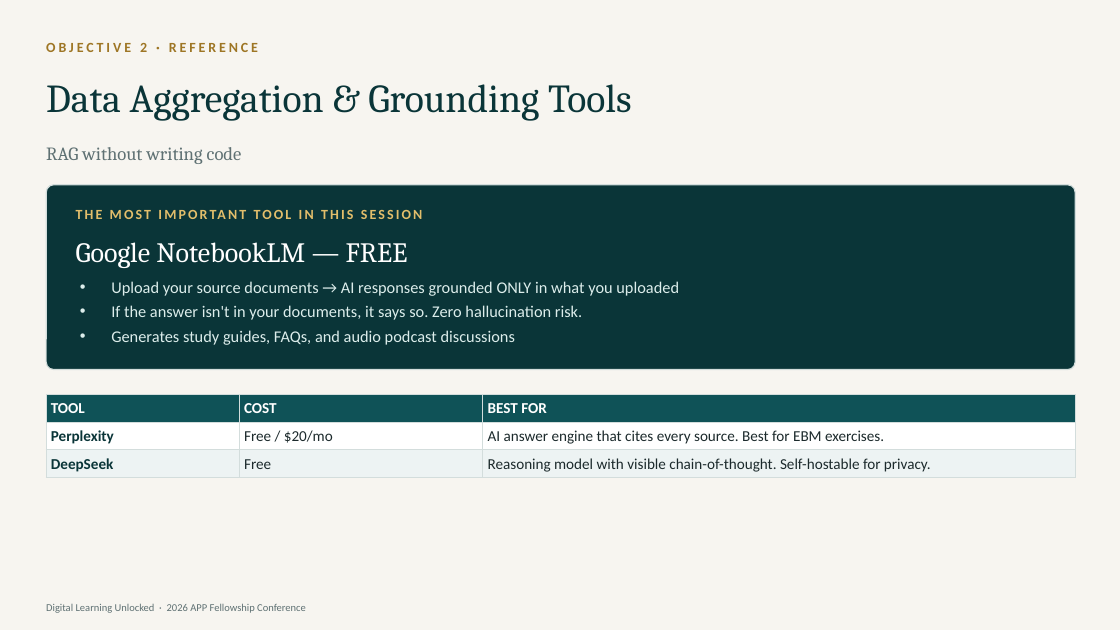
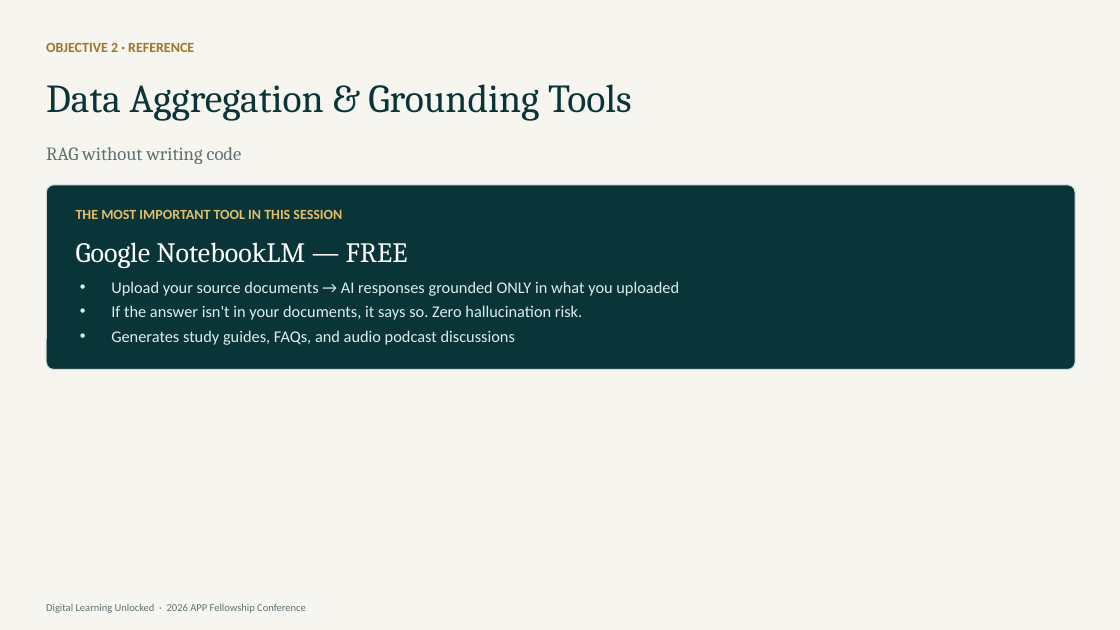
Before and after one commit to diana-brewer/digital-learning-unlocked, a slide deck: slide 12 of Digital Learning Unlocked - Slide Deck.pptx. Drawn at 1120x630 pixels with LibreOffice and Linux fonts; fonts in the diff are those of the drawing. Boxes give left, top, right and bottom in pixels: in the first picture for what was removed or moved away, otherwise in the second. Text is boxed around its words. In the diff, an @@ line names an element or a change of style, - is before the commit and + after.

```diff
--- a/Digital Learning Unlocked - Slide Deck.pptx
+++ b/Digital Learning Unlocked - Slide Deck.pptx
@@ text "OBJECTIVE 2 · REFERENCE" at bbox=[46, 43, 194, 52]: letter spacing 2.5 to 0 pt @@
@@ text "THE MOST IMPORTANT TOOL IN ..." at bbox=[76, 210, 342, 219]: letter spacing 1.8 to 0 pt @@
@@ table removed at bbox=[46, 395, 1075, 476], 3 rows, 3 columns @@
-TOOL | COST | BEST FOR
-Perplexity | Free / $20/mo | AI answer engine that cites every source. Best for EBM exercises.
-DeepSeek | Free | Reasoning model with visible chain-of-thought. Self-hostable for privacy.
```
Also in this commit, not shown: 17 other slides changed, 2 other files.
